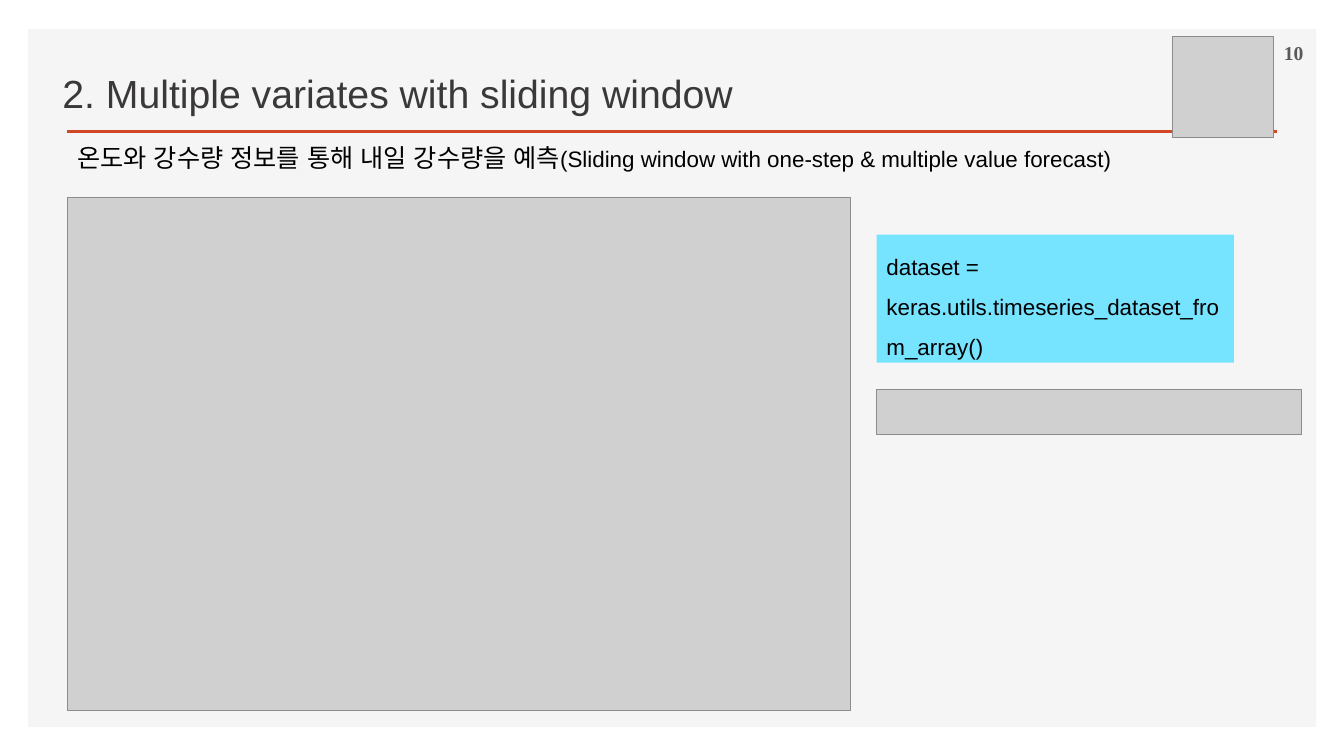
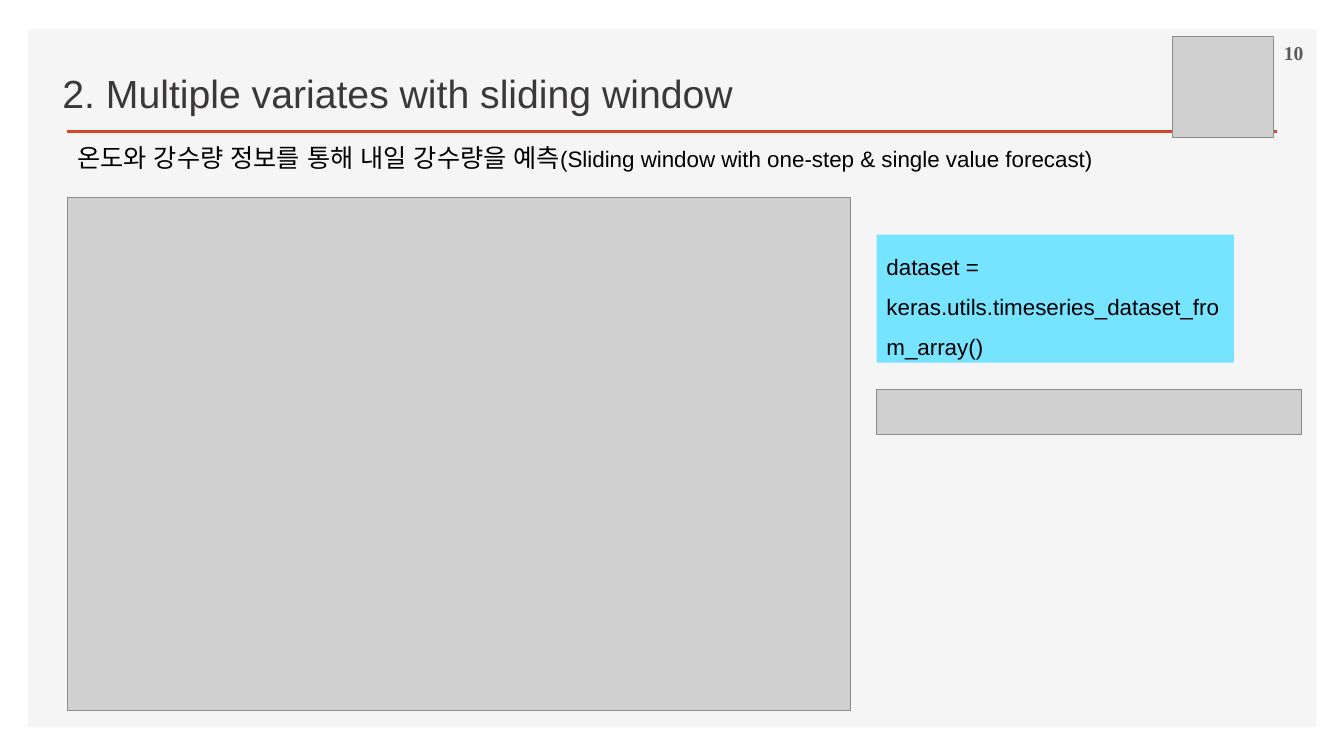
Before and after one commit to ancestor9/2026_Fall_Deep-Learning-with-Python, a slide deck: slide 10 of Chapter 13 Timeseries forecasting.pptx. Drawn at 1344x756 pixels with LibreOffice and Linux fonts; fonts in the diff are those of the drawing; grey boxes stand for pictures; background and template pictures are left out. Boxes give left, top, right and bottom in pixels: in the first picture for what was removed or moved away, otherwise in the second. Text is boxed around its words. In the diff, an @@ line names an element or a change of style, - is before the commit and + after.

```diff
--- a/Chapter 13 Timeseries forecasting.pptx
+++ b/Chapter 13 Timeseries forecasting.pptx
@@ text at bbox=[77, 146, 1092, 172]: text changed @@
-온도와 강수량 정보를 통해 내일 강수량을 예측(Sliding window with one-step & multiple value forecast)
+온도와 강수량 정보를 통해 내일 강수량을 예측(Sliding window with one-step & single value forecast)
```
Also in this commit, not shown: 21 other slides changed, 4 slides added, 1 slide removed.
